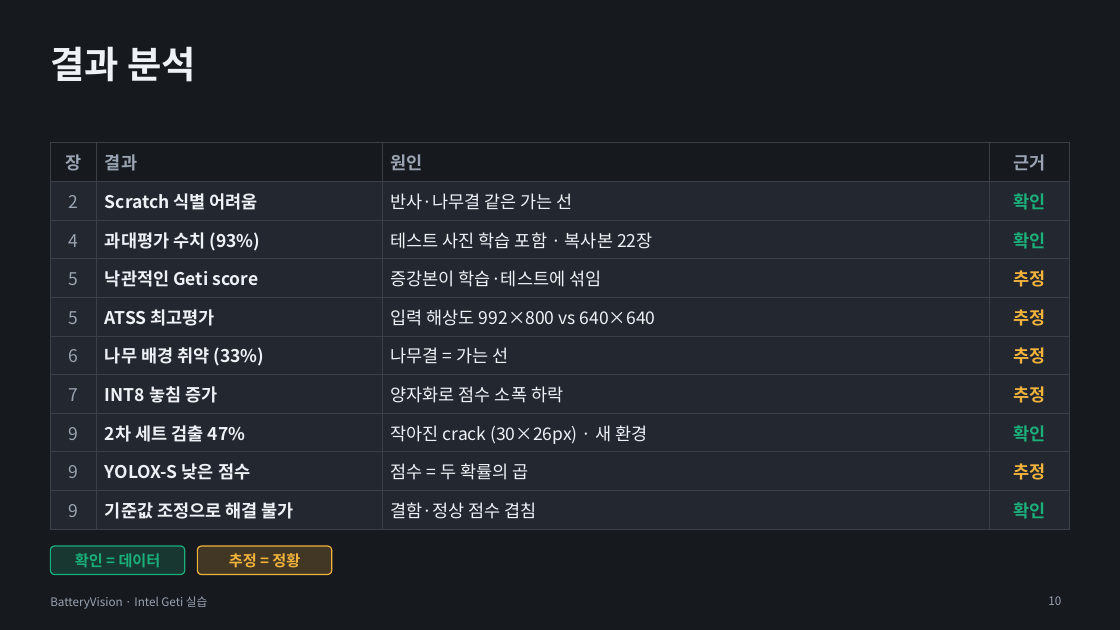
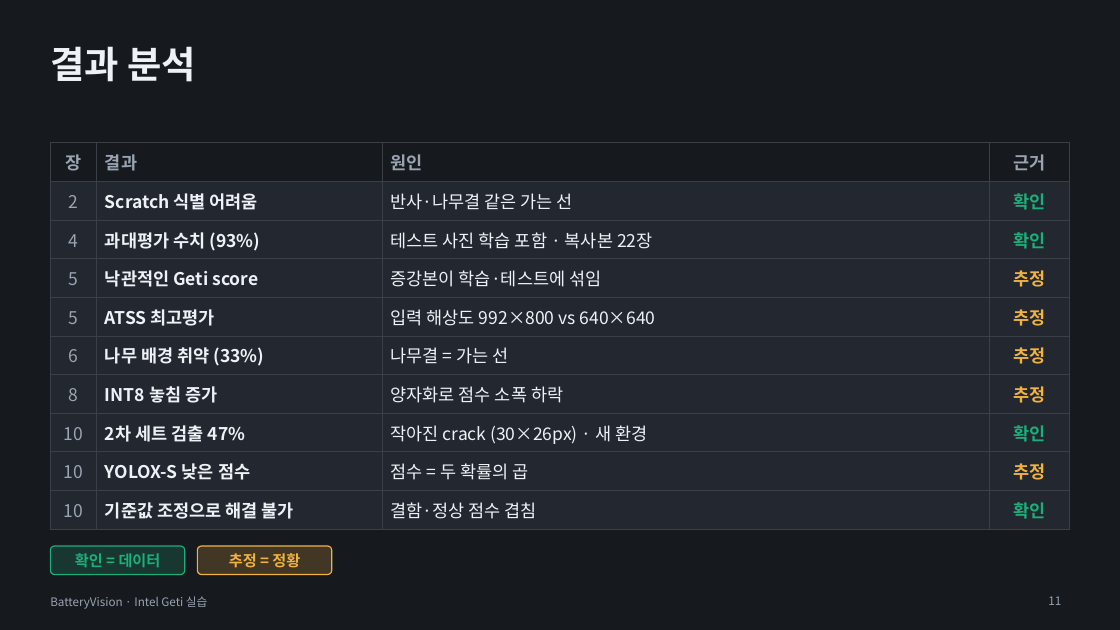
Before and after one commit to se4nchoi/batteryvision, a slide deck: slide 11 of docs/submission/BatteryVision_발표.pptx (slide 10 before the commit). Drawn at 1120x630 pixels with LibreOffice and Linux fonts; fonts in the diff are those of the drawing. Boxes give left, top, right and bottom in pixels: in the first picture for what was removed or moved away, otherwise in the second. Text is boxed around its words. In the diff, an @@ line names an element or a change of style, - is before the commit and + after.

```diff
--- a/docs/submission/BatteryVision_발표.pptx
+++ b/docs/submission/BatteryVision_발표.pptx
@@ table at [50, 143, 1070, 523] @@
-row 7, column 1: 7
+row 7, column 1: 8
-row 8, column 1: 9
+row 8, column 1: 10
-row 9, column 1: 9
+row 9, column 1: 10
-row 10, column 1: 9
+row 10, column 1: 10
@@ page number at [1048, 596, 1061, 605]: text changed @@
-10
+11
```
Also in this commit, not shown: 3 other slides changed, 1 slide added, 1 other file.
